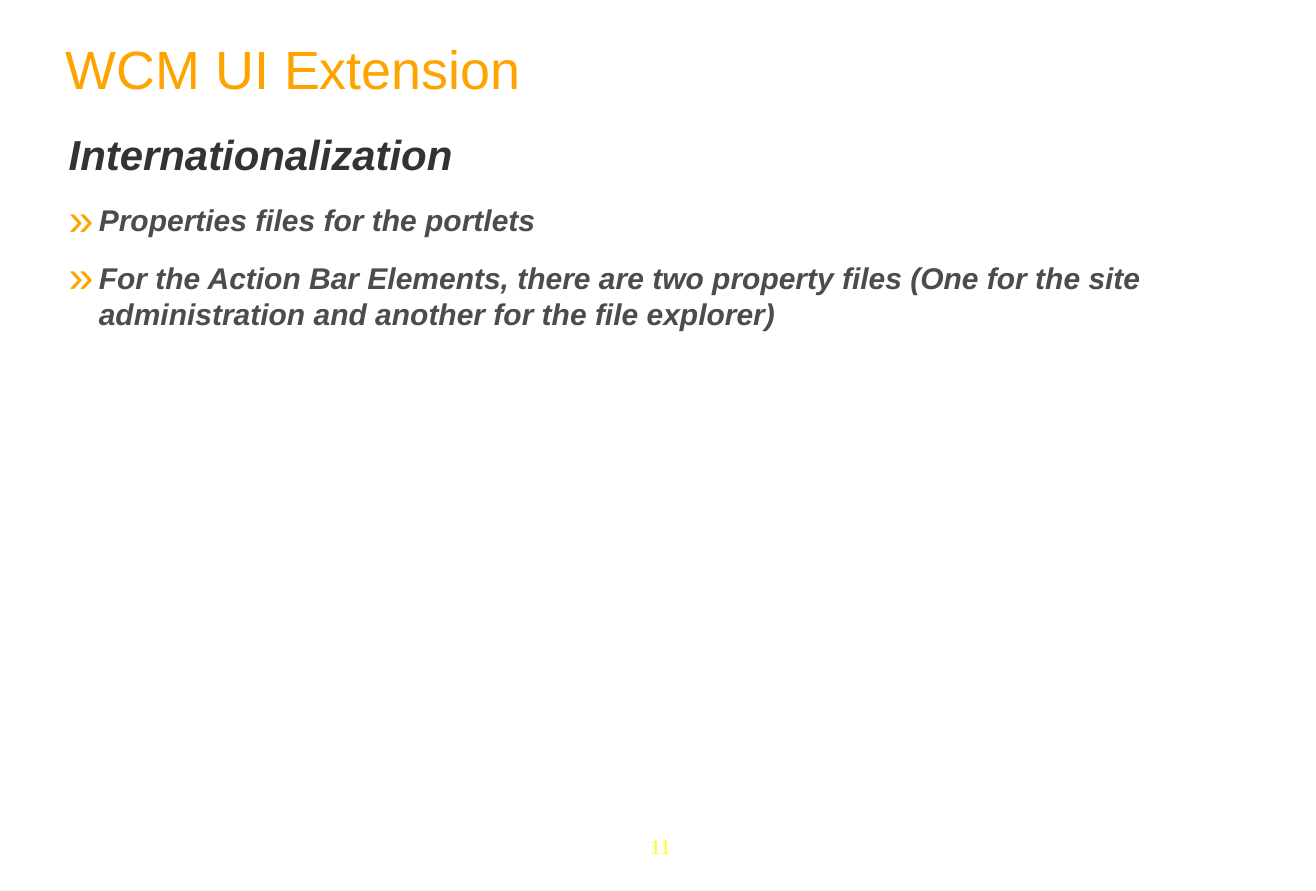
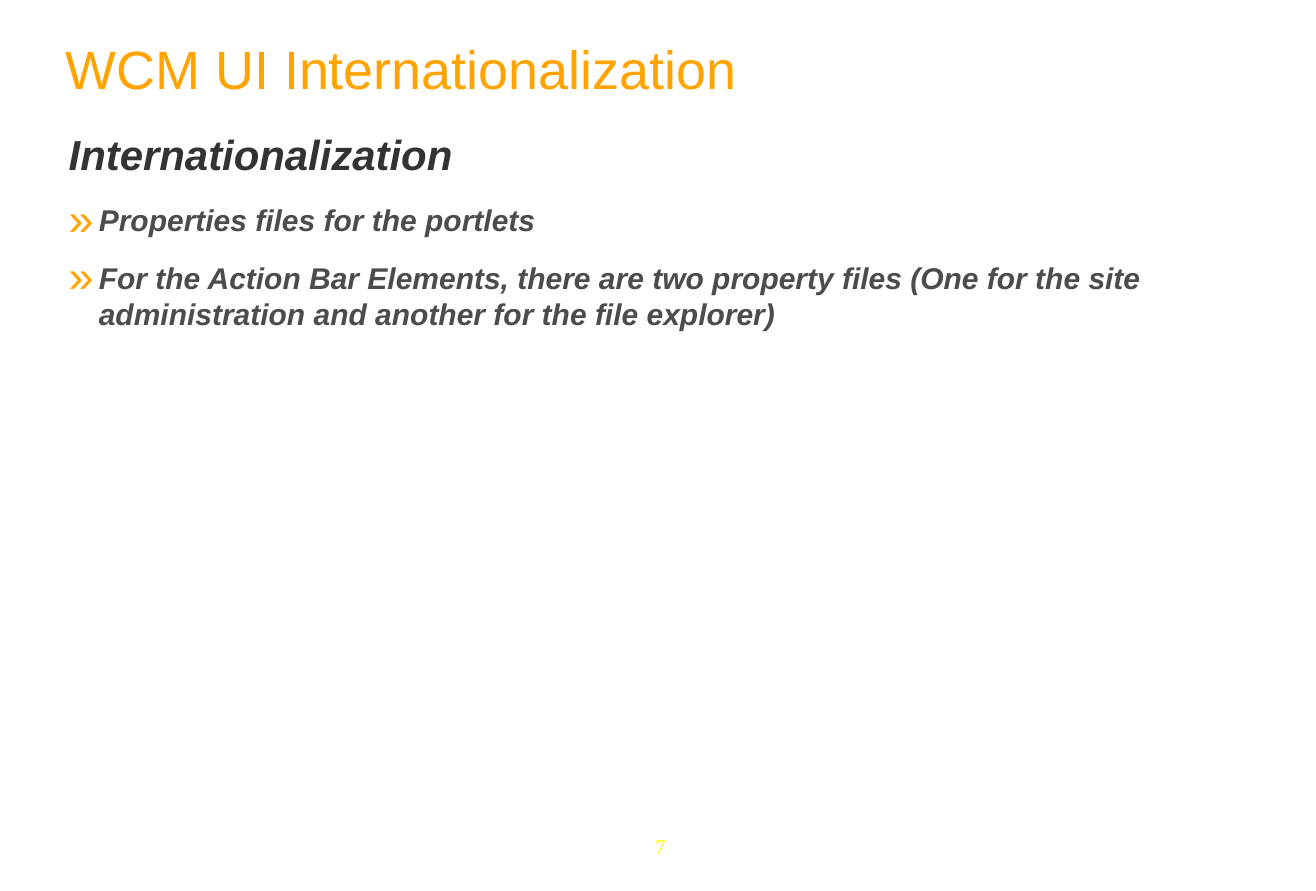
Before and after one commit to anhvurz90/training, a slide deck: slide 7 of exo-developer/280-wcm-customization/slides/280-WCM-XDev-en.ppt (slide 11 before the commit). Drawn at 1316x891 pixels with LibreOffice and Linux fonts; fonts in the diff are those of the drawing; background and template pictures are left out. Boxes give left, top, right and bottom in pixels: in the first picture for what was removed or moved away, otherwise in the second. Text is boxed around its words. In the diff, an @@ line names an element or a change of style, - is before the commit and + after.

```diff
--- a/exo-developer/280-wcm-customization/slides/280-WCM-XDev-en.ppt
+++ b/exo-developer/280-wcm-customization/slides/280-WCM-XDev-en.ppt
@@ text at box(66, 50, 736, 90): text changed @@
-WCM UI Extension
+WCM UI Internationalization
@@ page number at box(655, 840, 665, 854): text changed @@
-11
+7
```
Also in this commit, not shown: 10 other slides changed, 15 slides added, 7 slides removed, 5 other files.
